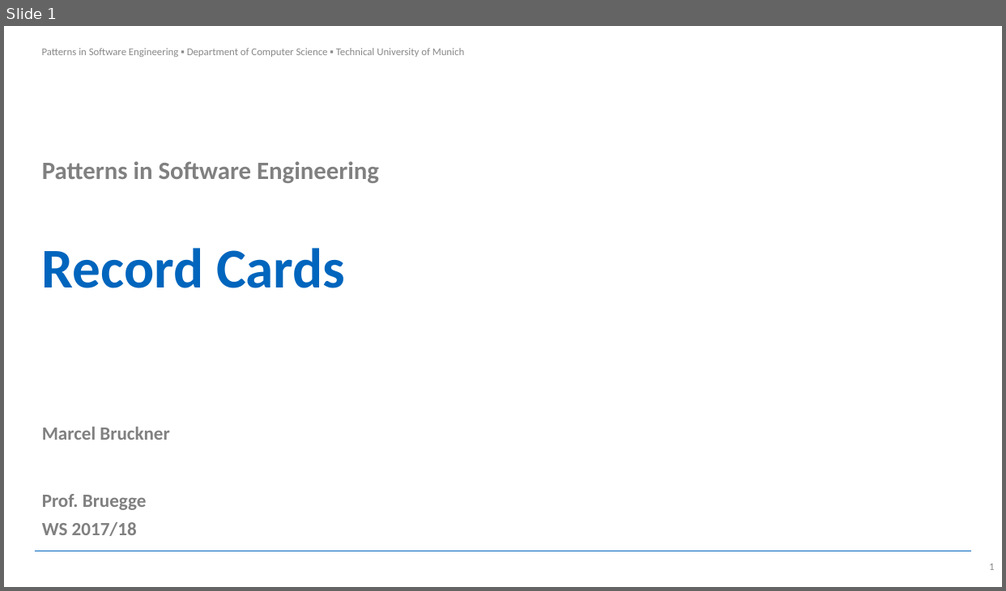
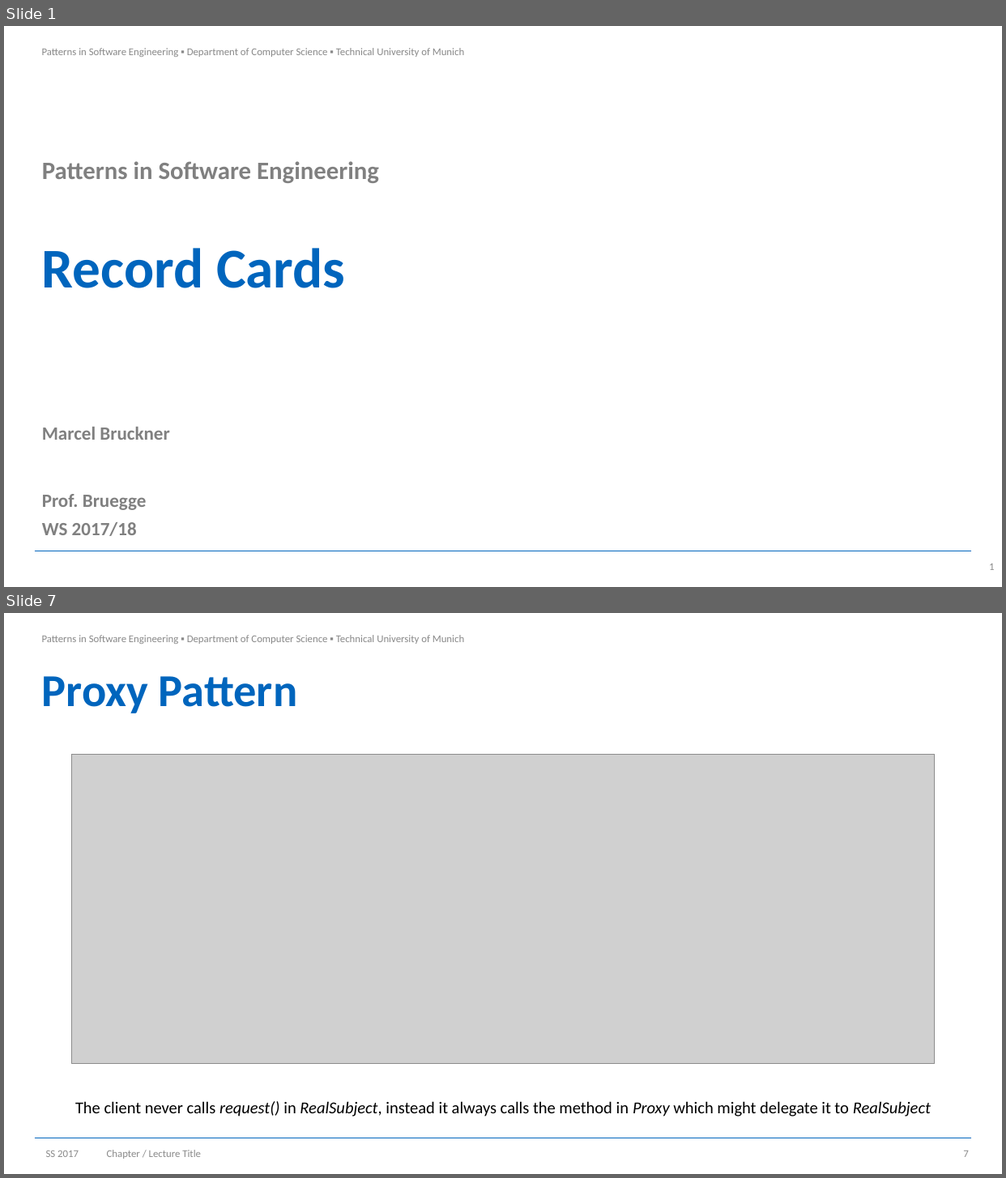
Before and after one commit to Brucknem-TUMProjects/pattern-in-software-engineering-summary, a slide deck: Record_cards/cards.pptx. Shown one above the other, each under a label of ours: slide 1 before the commit, slides 1 and 7 after it; the slides between them are not shown. The pictures are 1006x591 and 1006x1178 pixels, drawn with LibreOffice and Linux fonts; fonts in the diff are those of the drawing; grey boxes stand for pictures; background and template pictures are left out. Boxes give left, top, right and bottom in pixels: in the first picture for what was removed or moved away, otherwise in the second. Text is boxed around its words. In the diff, an @@ line names an element or a change of style, - is before the commit and + after.

Commit message:
All patterns but REST

```diff
--- a/Record_cards/cards.pptx
+++ b/Record_cards/cards.pptx
@@ slide 7 added at (x1=4, y1=613, x2=1002, y2=1174), background #FFFFFF; not listed: 2 template elements that a slide beside it also shows @@
@@ title added at (x1=42, y1=676, x2=297, y2=713), 44 pt, text #0065BD, bold @@
+Proxy Pattern
@@ picture added at (x1=72, y1=755, x2=935, y2=1063) @@
@@ text added at (x1=75, y1=1101, x2=931, y2=1117), 16 pt, text #000000 @@
+The client never calls request() in RealSubject, instead it always calls the method in Proxy which might delegate it to RealSubject
@@ text added at (x1=46, y1=1151, x2=79, y2=1157), 10 pt, text #8C8C8C @@
+SS 2017
@@ text added at (x1=107, y1=1150, x2=201, y2=1159), 10 pt, text #8C8C8C @@
+Chapter / Lecture Title
@@ page number added at (x1=963, y1=1151, x2=968, y2=1157), 10 pt, text #8C8C8C @@
+7
```
Also in this commit, not shown: 1 slide changed, 9 other slides added, 21 other files.
